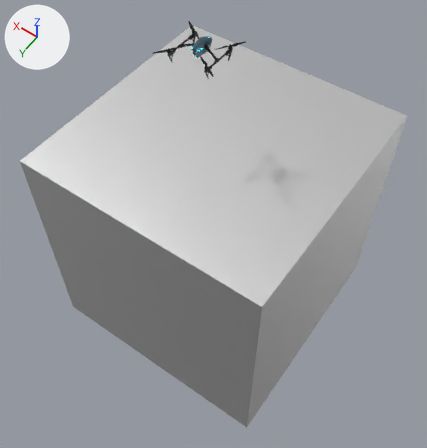
The Blender file drone.blend: old version first, new version second.
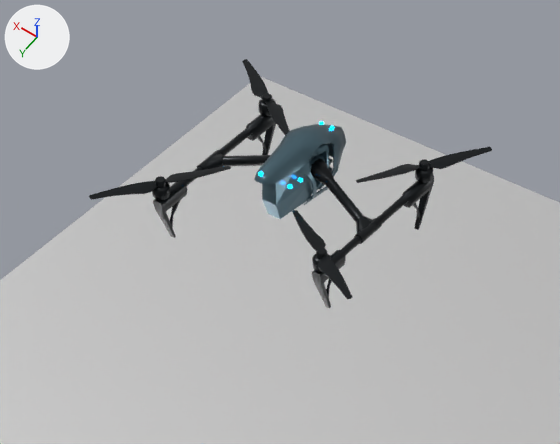
The first picture shows the older version from a 50 mm lens placed at (-1.77, 2.38, 2.24), pointed at (-0.1, 0.03, -1.45). The close-ups show both versions on the part from 31% to 61% of the width and 2% to 25% of the height of that picture; other places that the commit changed are outside them. Every picture has the same lights, and +X, +Y and +Z are marked at upper left.

Objects in the first close-up: 'Cube', 'hull-nose', 'hull-rear', 'lights-front', 'propeller.front.l', 'propeller.front.r', 'propeller.rear.l', 'propeller.rear.r', 'strut-main.l', 'strut-main.r', 'strut-sub.l', 'strut-sub.r'.
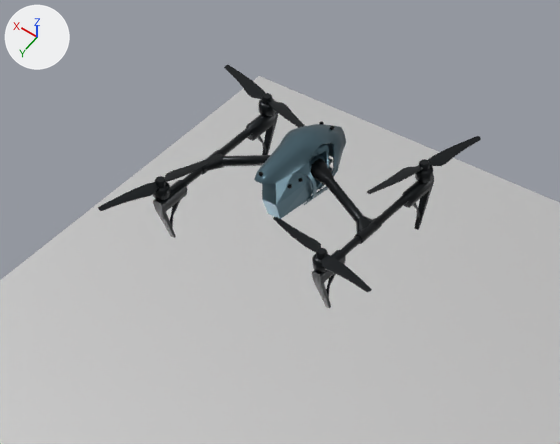
The edits, one by one:
Material 'done strobe light' (mat_done_strobe_light) changes colour from cyan #00ffff to black #000000; in linear values from (0.0, 100.0, 244.0) to (0.0, 0.0, 0.0).
Object 'propeller.front.r' (ob_propeller_front_r) turns from (90, 0, 11) to (90, 0, 29) degrees about x, y and z.
Object 'propeller.rear.r' (ob_propeller_rear_r) turns from (90, 0, 11) to (90, 0, 29) degrees about x, y and z.
Object 'propeller.rear.l' (ob_propeller_rear_l) turns from (90, 0, 11) to (90, 0, 29) degrees about x, y and z.
Object 'propeller.front.l' (ob_propeller_front_l) turns from (90, 0, 11) to (90, 0, 29) degrees about x, y and z.

Location of each change, (x1, y1, x2, y2) in pixels of the close-ups (560 x 444 px):
'propeller.rear.r', turned: before (292, 210, 352, 299); after (273, 217, 372, 292)
'propeller.rear.l', turned: before (89, 166, 231, 200); after (98, 155, 222, 211)
'propeller.front.r', turned: before (356, 147, 492, 183); after (367, 136, 481, 194)
'propeller.front.l', turned: before (242, 59, 290, 135); after (224, 65, 305, 128)
'lights-side', recoloured: (287, 178, 303, 189) in both
'lights-front', recoloured: (319, 121, 334, 130) in both
'light-rear', recoloured: (259, 172, 263, 176) in both
